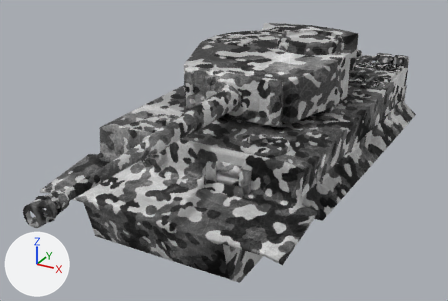
A saved change to the FBX model Assets/Tiger 1/Tiger 1_Body.fbx.
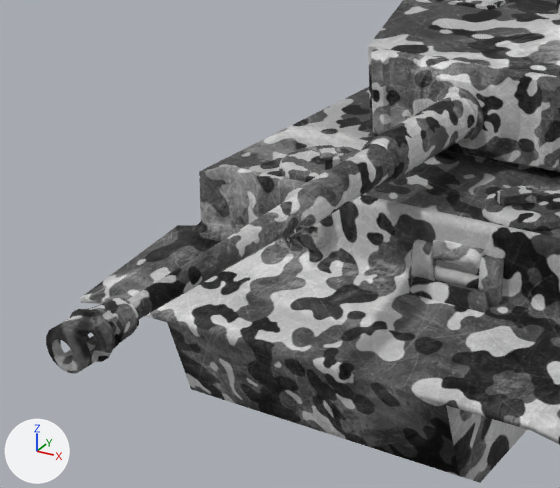
Each version is shown whole from a camera (50 mm lens) standing at (4.03, -8.6, 5.27) and looking at (-0.21, -0.89, 1.41), then close up on the part from 0% to 62% of the width and 14% to 95% of the height. Every picture has the same lights, and +X, +Y and +Z are marked at lower left. Where no turn or scale is listed for an object, it has been applied to the vertices.

In view in the first close-up: 'Body', 'Body_Sub', 'Gun', 'Gun_Shield', 'Head'.
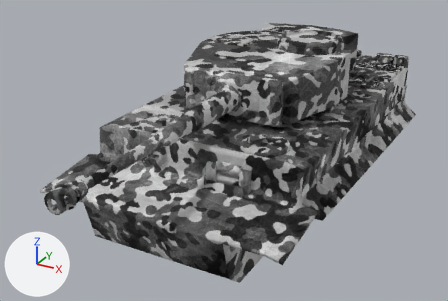
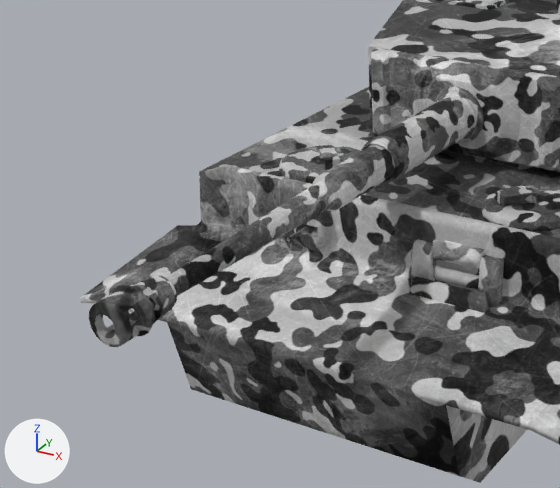
Commit message: Tiger 다시 임포트

What the commit changed:
Object 'Gun' (ob_gun) moves from (0.0, -2.191, 2.355) to (0.0, -1.907, 2.355).

Pixel boxes [x1, y1, x2, y2] of what changed, in the close-ups (560 x 488 px):
'Gun', moved
    before: [46, 144, 395, 374]
    after: [89, 144, 395, 347]
